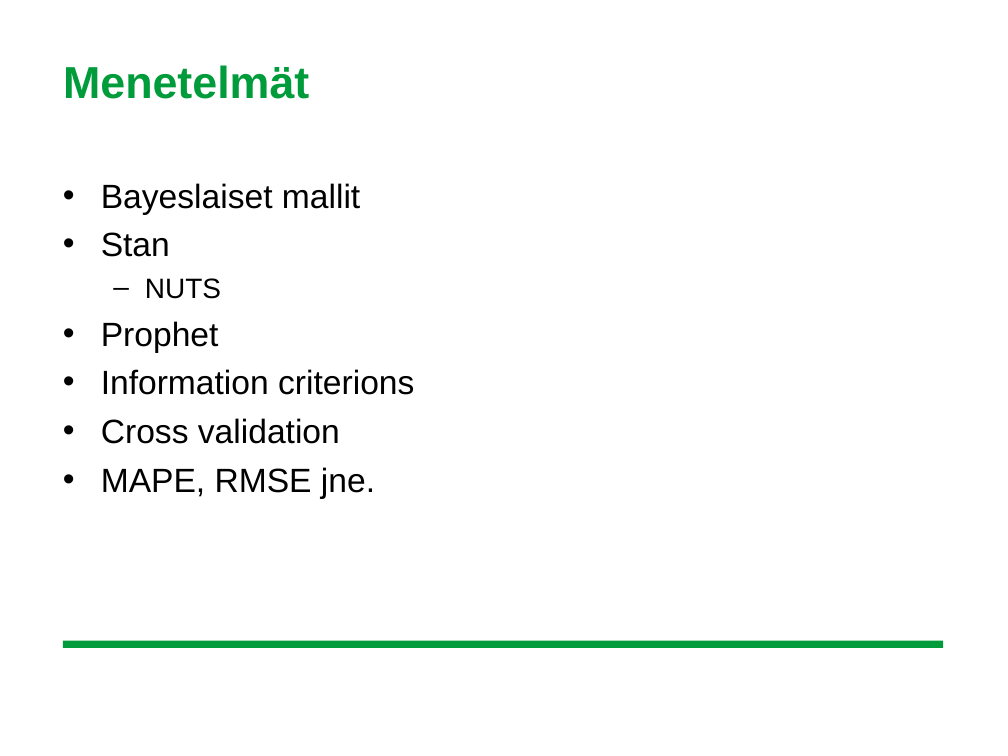
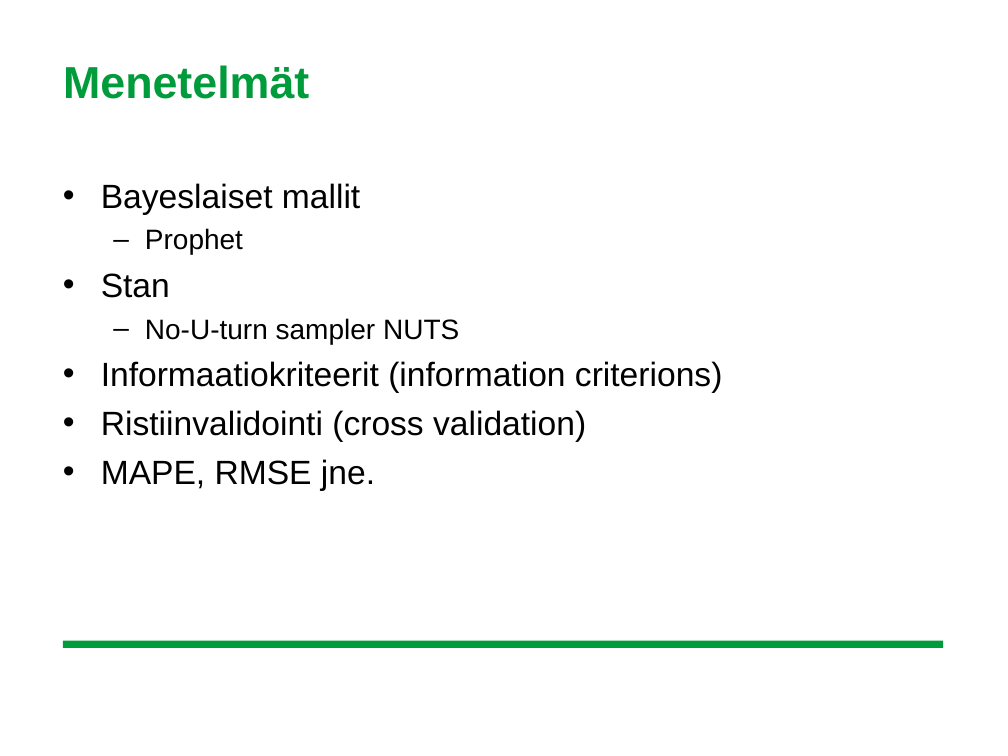
Before and after one commit to leevirontySF/BSC_thesis, a slide deck: slide 9 of aihepresis.ppt (slide 6 before the commit). Drawn at 1008x756 pixels with LibreOffice and Linux fonts; fonts in the diff are those of the drawing; background and template pictures are left out. Boxes give left, top, right and bottom in pixels: in the first picture for what was removed or moved away, otherwise in the second. Text is boxed around its words. In the diff, an @@ line names an element or a change of style, - is before the commit and + after.

```diff
--- a/aihepresis.ppt
+++ b/aihepresis.ppt
@@ text at <box>145,228,243,254</box>: paragraph added @@
+  – Prophet
@@ text at <box>101,318,722,442</box>: text changed @@
-  – NUTS
-• Prophet
-• Information criterions
-• Cross validation
+  – No-U-turn sampler NUTS
+• Informaatiokriteerit (information criterions)
+• Ristiinvalidointi (cross validation)
```
Also in this commit, not shown: 7 other slides changed, 7 slides added, 2 slides removed.
